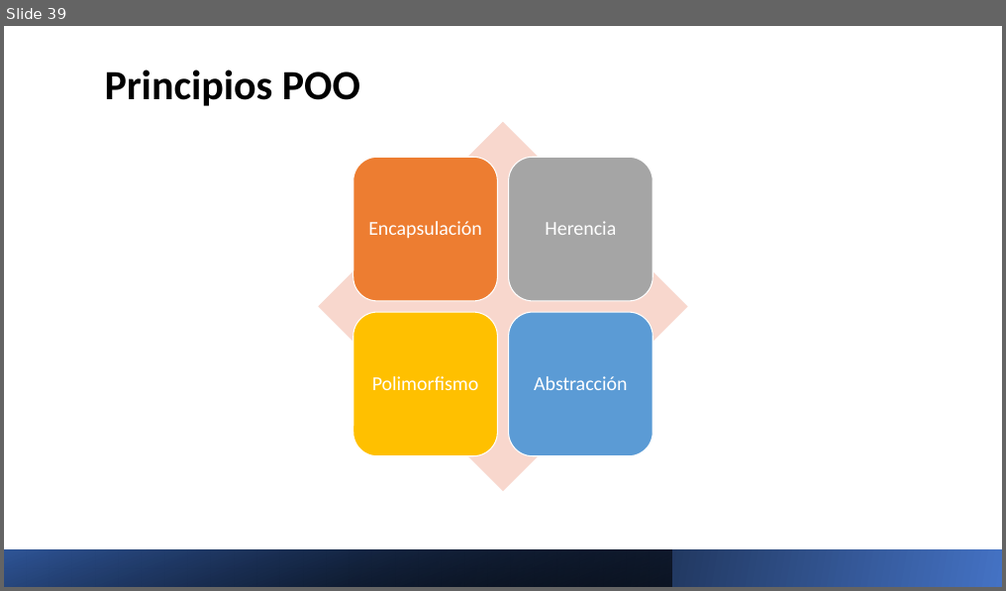
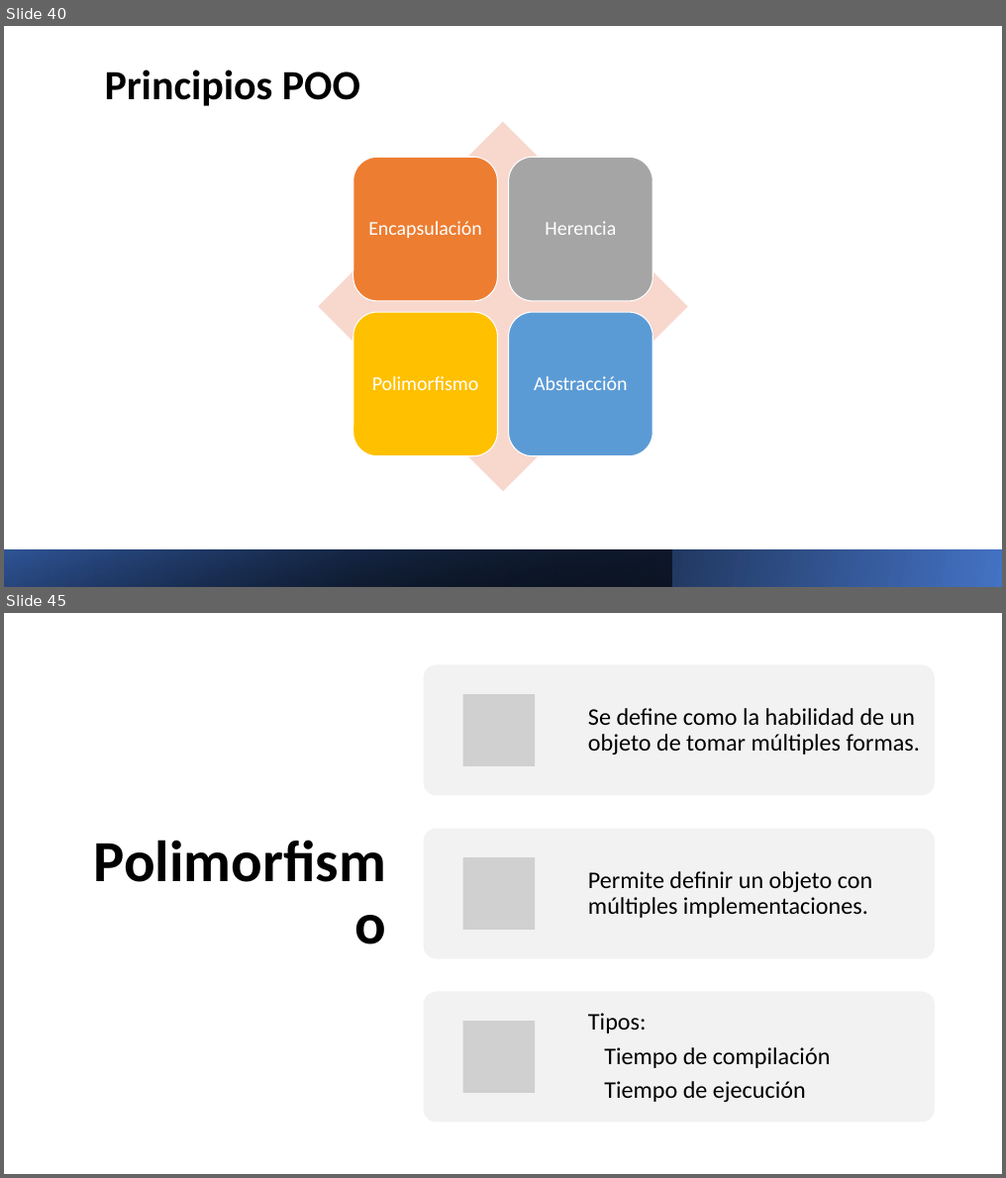
Before and after one commit to Charris1904/automation-qa-sessions, a slide deck: files/1. Java.pptx. Shown one above the other, each under a label of ours: slide 39 before the commit, slides 40 and 45 after it; the slides between them are not shown. The pictures are 1006x591 and 1006x1178 pixels, drawn with LibreOffice and Linux fonts; fonts in the diff are those of the drawing; grey boxes stand for pictures. Boxes give left, top, right and bottom in pixels: in the first picture for what was removed or moved away, otherwise in the second. Text is boxed around its words. In the diff, an @@ line names an element or a change of style, - is before the commit and + after.

```diff
--- a/files/1. Java.pptx
+++ b/files/1. Java.pptx
@@ slide 45 added at bbox=[4, 613, 1002, 1174], background #FFFFFF @@
@@ title added at bbox=[71, 665, 394, 1123], 56 pt, text #000000, bold @@
+Polimorfismo
@@ group added at bbox=[423, 664, 935, 1123]: 3 rounded rectangles, 3 pictures, 3 texts @@
+Se define como la habilidad de un objeto de tomar múltiples formas.
+Permite definir un objeto con múltiples implementaciones.
+Tipos:
+Tiempo de compilación
+Tiempo de ejecución
@@ what was slide 39 is now slide 40 @@
```
Also in this commit, not shown: 10 other slides added, 25 other files.
